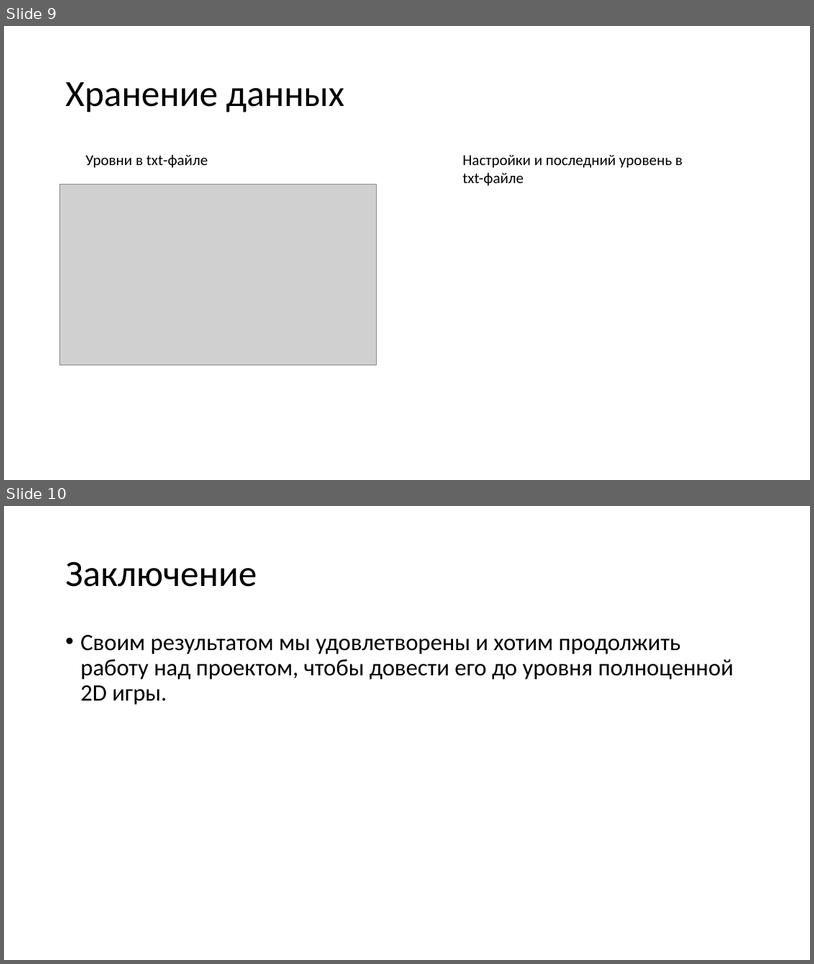
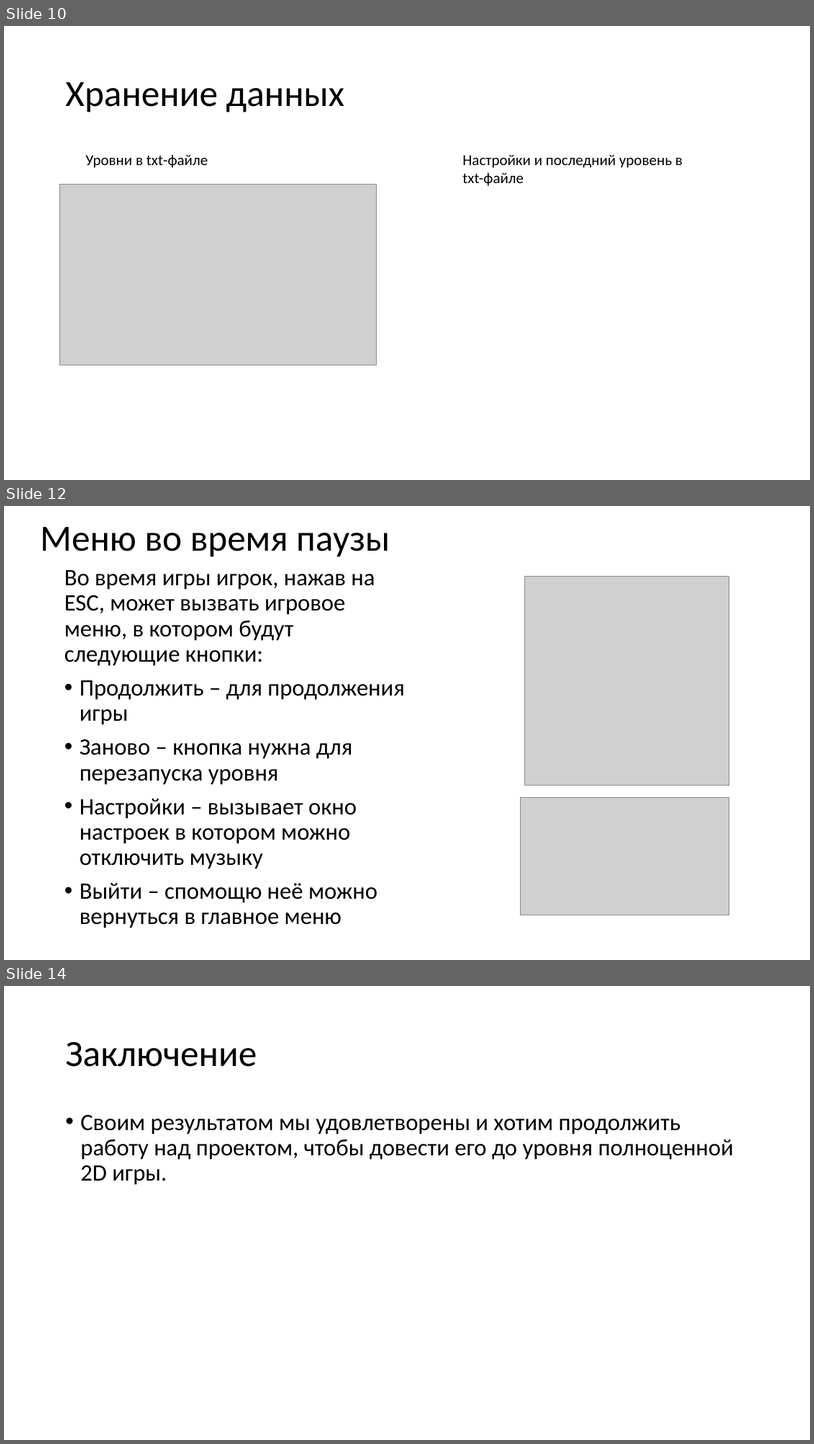
Before and after one commit to Scheise45/projeckt_2, a slide deck: документы/проект2.pptx. Shown one above the other, each under a label of ours: slides 9 and 10 before the commit, slides 10, 12 and 14 after it; the slides between them are not shown. The pictures are 814x964 and 814x1444 pixels, drawn with LibreOffice and Linux fonts; fonts in the diff are those of the drawing; grey boxes stand for pictures. Boxes give left, top, right and bottom in pixels: in the first picture for what was removed or moved away, otherwise in the second. Text is boxed around its words. In the diff, an @@ line names an element or a change of style, - is before the commit and + after.

```diff
--- a/документы/проект2.pptx
+++ b/документы/проект2.pptx
@@ slide 12 added at (4,506,810,960), background #FFFFFF @@
@@ title added at (40,527,390,557), 44 pt, text #000000 @@
+Меню во время паузы
@@ text added at (64,570,404,928), 28 pt, text #000000 @@
+Во время игры игрок, нажав на ESC, может вызвать игровое меню, в котором будут следующие кнопки:
+• Продолжить – для продолжения игры
+• Заново – кнопка нужна для перезапуска уровня
+• Настройки – вызывает окно настроек в котором можно отключить музыку
+• Выйти – спомощю неё можно вернуться в главное меню
@@ picture added at (525,576,730,785) @@
@@ picture added at (521,798,730,915) @@
@@ what was slide 9 is now slide 10 @@
@@ what was slide 10 is now slide 14 @@
```
Also in this commit, not shown: 2 slides changed, 3 other slides added, 2 other files.
